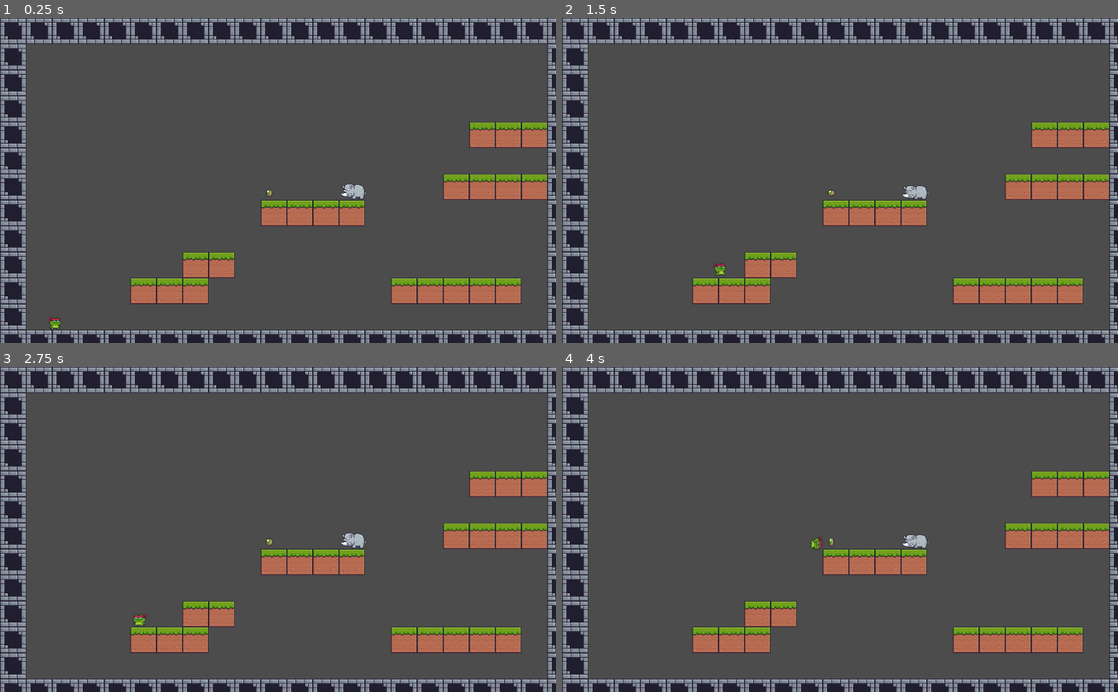
Above: before the commit, frames 1-4 (two rows, left to right).
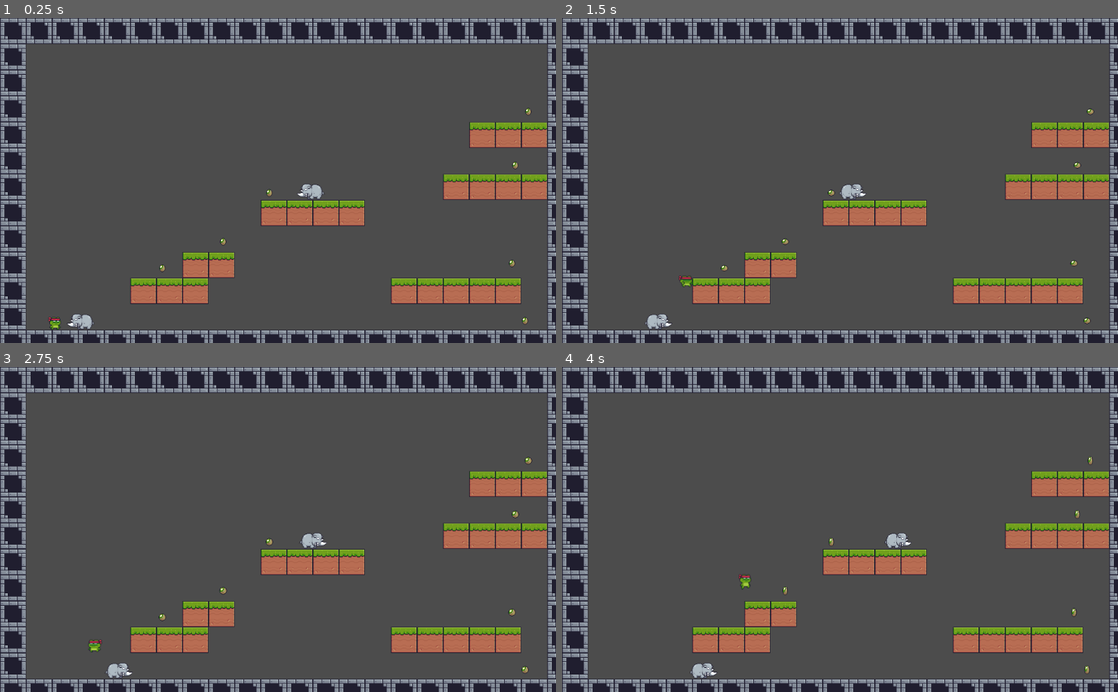
Above: after the commit, the same moments.

Repository: juperameza/desarrollo_godot2
Game: Godot game, scene res://Main.tscn
The game is run twice, just before and just after one commit, with the same random seed, the same clock (stepped at 60 frames per second) and the same inputs.
Inputs:
- Up to frame 1 (0.25 s): no input
- Up to frame 2 (1.5 s): hold Right (ui_right) from 0.53 s (still down); tap Up (ui_up) at 0.77 s
- Up to frame 3 (2.75 s): tap Up (ui_up) at 1.52 s; release Right (ui_right) at 2.03 s; hold Left (ui_left) from 2.03 s (still down)
- Up to frame 4 (4 s): release Left (ui_left) at 2.78 s; hold Right (ui_right) from 2.78 s (still down); tap Up (ui_up) at 3.02, 3.77 s

The runs differ from the first frame. In frame 1, 0.5% of the frame differs, in the area x 12-96%, y 27-96%; in frame 2, 0.7%; in frame 3, 0.7%, in the area x 15-96%, y 27-96%; in frame 4, 0.7%.

Commit message:
Ahi vamoAhi vamoss

Diff:
--- a/Main.tscn
+++ b/Main.tscn
@@ -1,9 +1,10 @@
-[gd_scene load_steps=10 format=2]
+[gd_scene load_steps=11 format=2]
 
 [ext_resource path="res://assets/Terrain/Terrain (16x16).png" type="Texture" id=1]
 [ext_resource path="res://Player.tscn" type="PackedScene" id=2]
 [ext_resource path="res://Fruit.tscn" type="PackedScene" id=3]
 [ext_resource path="res://Rino.tscn" type="PackedScene" id=4]
+[ext_resource path="res://Wall.tscn" type="PackedScene" id=5]
 
 [sub_resource type="ConvexPolygonShape2D" id=1]
 points = PoolVector2Array( 48, 48, 0, 48, 0, 0, 48, 0 )
@@ -84,11 +85,36 @@
 
 [node name="Player" parent="." instance=ExtResource( 2 )]
 position = Vector2( 101, 549 )
-collision_layer = 3
-collision_mask = 3
 
-[node name="Rino" parent="." instance=ExtResource( 4 )]
-position = Vector2( 651, 318 )
+[node name="Enemy_Rino" parent="." instance=ExtResource( 4 )]
+position = Vector2( 166, 559 )
+
+[node name="Enemy_Rino2" parent="." instance=ExtResource( 4 )]
+position = Vector2( 581, 319 )
 
 [node name="Fruit" parent="." instance=ExtResource( 3 )]
 position = Vector2( 496, 323 )
+
+[node name="Fruit2" parent="." instance=ExtResource( 3 )]
+position = Vector2( 949, 272 )
+
+[node name="Fruit3" parent="." instance=ExtResource( 3 )]
+position = Vector2( 973, 173 )
+
+[node name="Fruit4" parent="." instance=ExtResource( 3 )]
+position = Vector2( 943, 453 )
+
+[node name="Fruit5" parent="." instance=ExtResource( 3 )]
+position = Vector2( 967, 559 )
+
+[node name="Fruit6" parent="." instance=ExtResource( 3 )]
+position = Vector2( 411, 413 )
+
+[node name="Fruit7" parent="." instance=ExtResource( 3 )]
+position = Vector2( 299, 462 )
+
+[node name="Wall" parent="." instance=ExtResource( 5 )]
+position = Vector2( 475, 323 )
+
+[node name="Wall2" parent="." instance=ExtResource( 5 )]
+position = Vector2( 686, 321 )
--- a/Player.gd
+++ b/Player.gd
@@ -12,10 +12,12 @@
 onready var jump_gravity : float = ((-2.0 * jump_height) / (jump_time_to_peak * jump_time_to_peak)) * -1.0
 onready var fall_gravity : float = ((-2.0 * jump_height) / (jump_time_to_descent * jump_time_to_descent)) * -1.0
 var second_jump = true
+var knockback_dir = Vector2()
+var knockback_wait = 10
+
 func _physics_process(delta):
 	velocity.y += get_gravity() * delta
 	velocity.x = get_input_velocity() * move_speed
-
 	if Input.is_action_just_pressed("ui_up") and is_on_floor():
 		$AnimatedSprite.play("jump")
 		jump()
@@ -40,6 +42,8 @@
 		for i in range(get_slide_count()):
 			if "Fruit" in get_slide_collision(i).collider.name:
 				touched(get_slide_collision(i).collider.name)
+			if "Enemy" in get_slide_collision(i).collider.name:
+				hurt(get_slide_collision(i).collider.name)
 
 func touched(name):
 	var object  ="../{a}".format({"a":name})
@@ -47,6 +51,10 @@
 	fruta.get_node("CollisionShape2D").disabled=true
 	fruta.get_node("AudioStreamPlayer2D").play()
 	fruta.hide()
+
+func hurt(name):
+	$AnimatedSprite.play("hit")
+	$AudioStreamPlayer2D.play()
 
 func get_gravity() -> float:
 	return jump_gravity if velocity.y < 0.0 else fall_gravity
--- a/Player.tscn
+++ b/Player.tscn
@@ -220,6 +220,8 @@
 extents = Vector2( 12.5, 14.5 )
 
 [node name="Player" type="KinematicBody2D"]
+collision_layer = 3
+collision_mask = 3
 script = ExtResource( 5 )
 jump_height = 100.0
 jump_time_to_peak = 0.5
@@ -228,7 +230,7 @@
 [node name="AnimatedSprite" type="AnimatedSprite" parent="."]
 frames = SubResource( 12 )
 animation = "second_jump"
-frame = 1
+frame = 5
 playing = true
 
 [node name="CollisionShape2D" type="CollisionShape2D" parent="."]
--- a/Rino.gd
+++ b/Rino.gd
@@ -18,33 +18,47 @@
 	var flip = true
 
 	if sigth.is_colliding():
-		movement = Vector2() #Reinicia el valor
-		collision = move_and_collide(movement * delta)
+		speed = 4000
+	else:
+		speed = 2000
+	movement = Vector2() #Reinicia el valor
+	collision = move_and_collide(movement * delta)
 
-		#if (position.x < 15): #Derecha
-		#	direccion = 1
-		#elif(position.x > (screen_size.x - 10)): #Izquierda
-		#	direccion = direccion * (-1)
+	#if (position.x < 15): #Derecha
+	#	direccion = 1
+	#elif(position.x > (screen_size.x - 10)): #Izquierda
+	#	direccion = direccion * (-1)
 
-		movement.x += direccion
+	movement.x += direccion
 
-		if movement.length() > 0: #Verificar si esta en movimietno
-			movement = movement.normalized() * speed #Normalizar
+	if movement.length() > 0: #Verificar si esta en movimietno
+		movement = movement.normalized() * speed #Normalizar
 
-		move_and_slide(movement * delta)
+	move_and_slide(movement * delta)
 
-		if (get_slide_count() > 0):
-			direccion = direccion * (-1)
+	if (is_on_wall() || get_slide_count() > 0):
+		direccion = direccion * (-1)
+		if direccion<0:
+			sigth.set_cast_to(Vector2(-107,0))
 
-		#position +=  #Actualizar los movimientos
-		#position.x = clamp(position.x, 0, screen_size.x)
-		#position.y = clamp(position.y, 0, screen_size.y)
+		else:
+			sigth.set_cast_to(Vector2(107,0))
 
-		if movement.x != 0:
-			$AnimatedSprite.animation = "run"
-			$AnimatedSprite.flip_h = direccion > 0
+	if (get_slide_count() > 0):
+		for i in range(get_slide_count()):
+			if "Player" in get_slide_collision(i).collider.name:
+				touched(get_slide_collision(i).collider.name)
+	#position +=  #Actualizar los movimientos
+	#position.x = clamp(position.x, 0, screen_size.x)
+	#position.y = clamp(position.y, 0, screen_size.y)
+
+	if movement.x != 0:
+		$AnimatedSprite.animation = "run"
+		$AnimatedSprite.flip_h = direccion > 0
 	else:
-			$AnimatedSprite.play("idle")
-# Called every frame. 'delta' is the elapsed time since the previous frame.
-#func _process(delta):
-#	pass
+		$AnimatedSprite.play("idle")
+
+func touched(name):
+	var object  ="../{a}".format({"a":name})
+	var player = get_node(object)
+	player.hurt(name)
--- a/Rino.tscn
+++ b/Rino.tscn
@@ -129,15 +129,17 @@
 } ]
 
 [sub_resource type="RectangleShape2D" id=23]
-extents = Vector2( 27, 13 )
+extents = Vector2( 31.5, 14.5 )
 
 [node name="Rino" type="KinematicBody2D"]
+collision_layer = 5
+collision_mask = 5
 script = ExtResource( 4 )
 
 [node name="AnimatedSprite" type="AnimatedSprite" parent="."]
 frames = SubResource( 22 )
 animation = "idle"
-frame = 5
+frame = 6
 playing = true
 
 [node name="RayCast2D" type="RayCast2D" parent="."]
@@ -146,5 +148,6 @@
 collision_mask = 2
 
 [node name="CollisionShape2D" type="CollisionShape2D" parent="."]
-position = Vector2( -2, -2 )
+light_mask = 2
+position = Vector2( 4.5, -0.5 )
 shape = SubResource( 23 )
--- /dev/null
+++ b/Wall.tscn
@@ -0,0 +1,11 @@
+[gd_scene load_steps=2 format=2]
+
+[sub_resource type="RectangleShape2D" id=1]
+extents = Vector2( 3.5, 10 )
+
+[node name="Wall" type="StaticBody2D"]
+collision_layer = 4
+collision_mask = 4
+
+[node name="CollisionShape2D" type="CollisionShape2D" parent="."]
+shape = SubResource( 1 )
